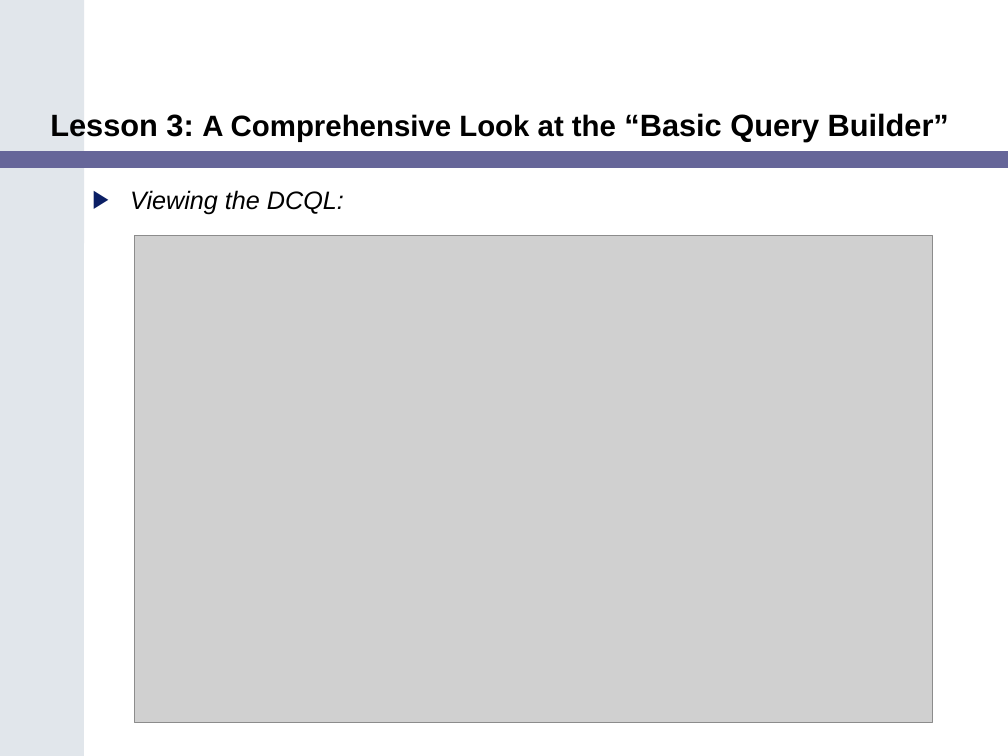
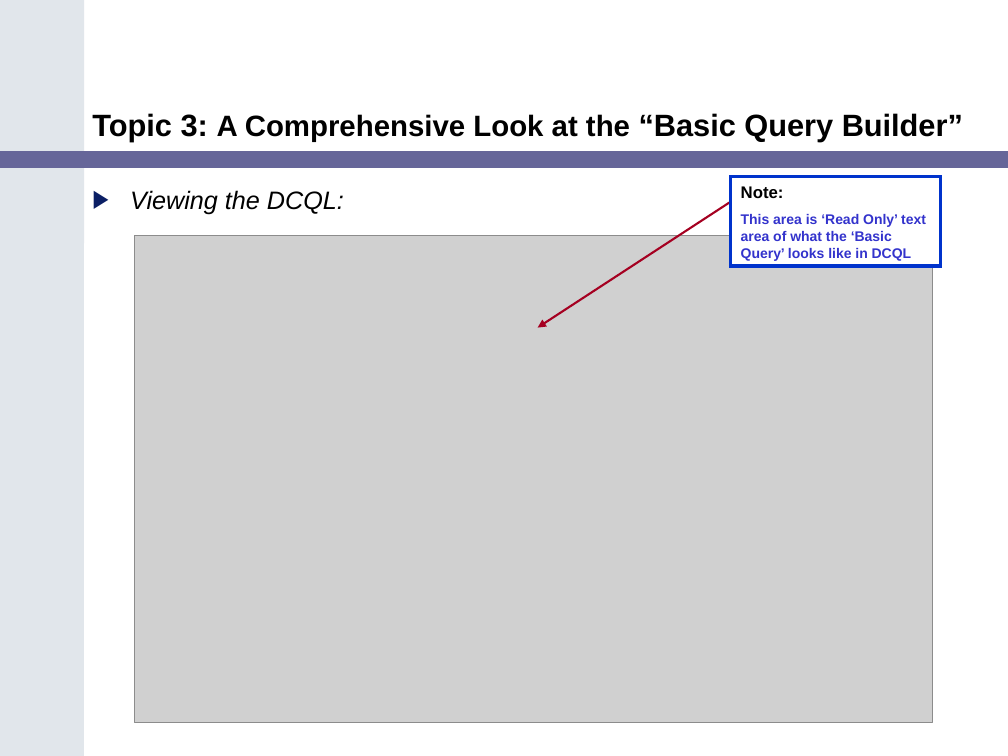
Before and after one commit to NCIP/catrip, a slide deck: slide 20 of catrip/documentation/training/caTRIP_Training_Module.ppt. Drawn at 1008x756 pixels with LibreOffice and Linux fonts; fonts in the diff are those of the drawing; grey boxes stand for pictures. Boxes give left, top, right and bottom in pixels: in the first picture for what was removed or moved away, otherwise in the second. Text is boxed around its words. In the diff, an @@ line names an element or a change of style, - is before the commit and + after.

```diff
--- a/catrip/documentation/training/caTRIP_Training_Module.ppt
+++ b/catrip/documentation/training/caTRIP_Training_Module.ppt
@@ title at <box>92,113,963,141</box>: text changed @@
-Lesson 3: A Comprehensive Look at the “Basic Query Builder”
+Topic 3: A Comprehensive Look at the “Basic Query Builder”
@@ rectangle added at <box>731,176,940,266</box>, fill #FFFFFF, outline #0033CC 2.24 pt, 10 pt, text #3333CC, bold @@
+Note:
+This area is ‘Read Only’ text area of what the ‘Basic Query’ looks like in DCQL
@@ arrow added from (731, 202) to (537, 328), #A50021 1.5 pt @@
```
Also in this commit, not shown: 26 other slides changed, 6 slides added, 1 slide removed, 2 other files.
